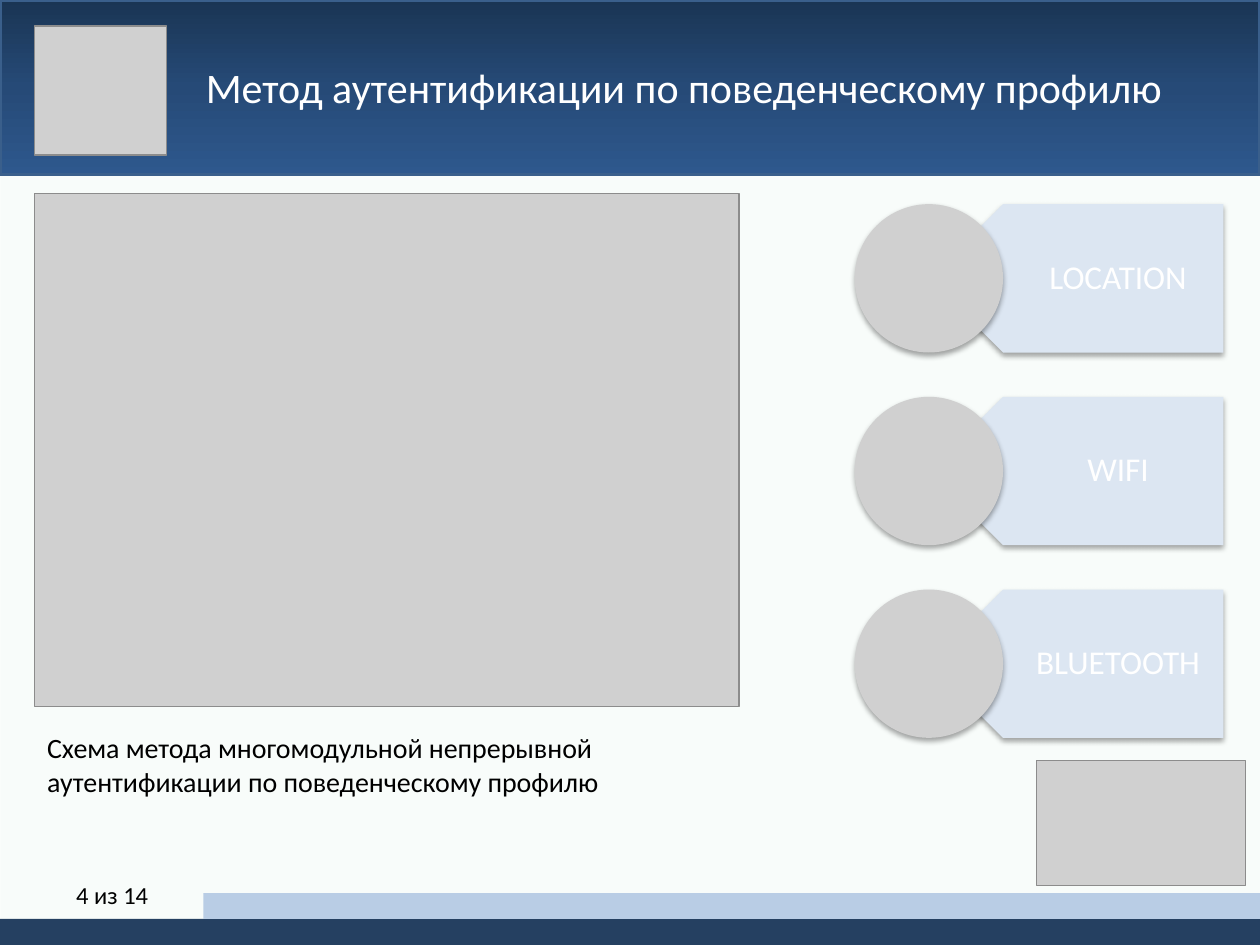
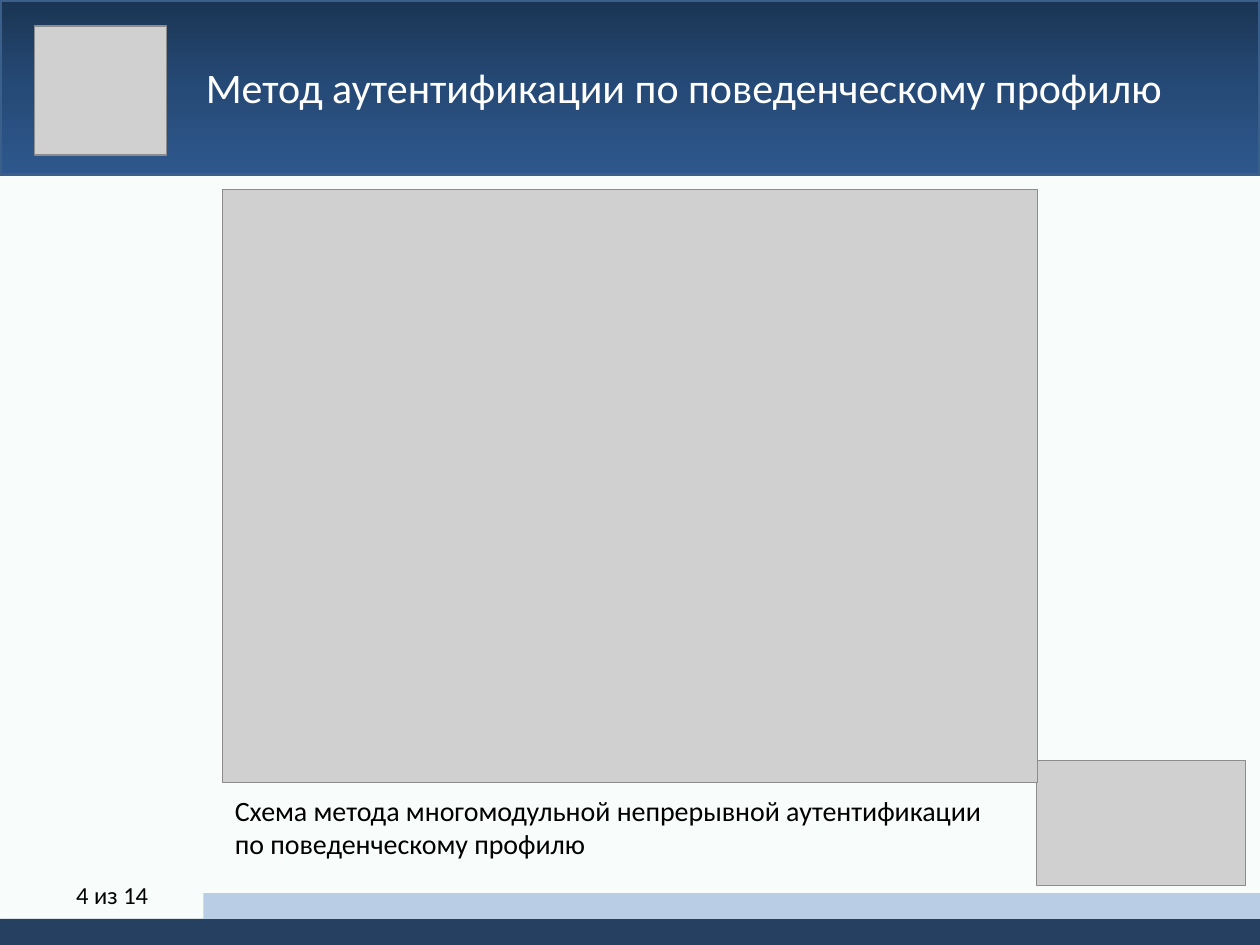
Before and after one commit to yerseg/bachelor_thesis, a slide deck: slide 4 of thesis_presentation.pptx. Drawn at 1260x945 pixels with LibreOffice and Linux fonts; fonts in the diff are those of the drawing; grey boxes stand for pictures. Boxes give left, top, right and bottom in pixels: in the first picture for what was removed or moved away, otherwise in the second. Text is boxed around its words. In the diff, an @@ line names an element or a change of style, - is before the commit and + after.

```diff
--- a/thesis_presentation.pptx
+++ b/thesis_presentation.pptx
@@ picture: place and size @@
-picture at (35,193,740,706)
+picture at (223,189,1038,782)
@@ group removed at (854,204,1223,738): 3 pentagon arrows, 3 pictures @@
@@ text "Схема метода многомодульной непрерывной аутентификации ..." rewrapped from (47,739,599,797) to (235,802,981,859) @@
```
Also in this commit, not shown: 8 other slides changed, 3 slides added.
